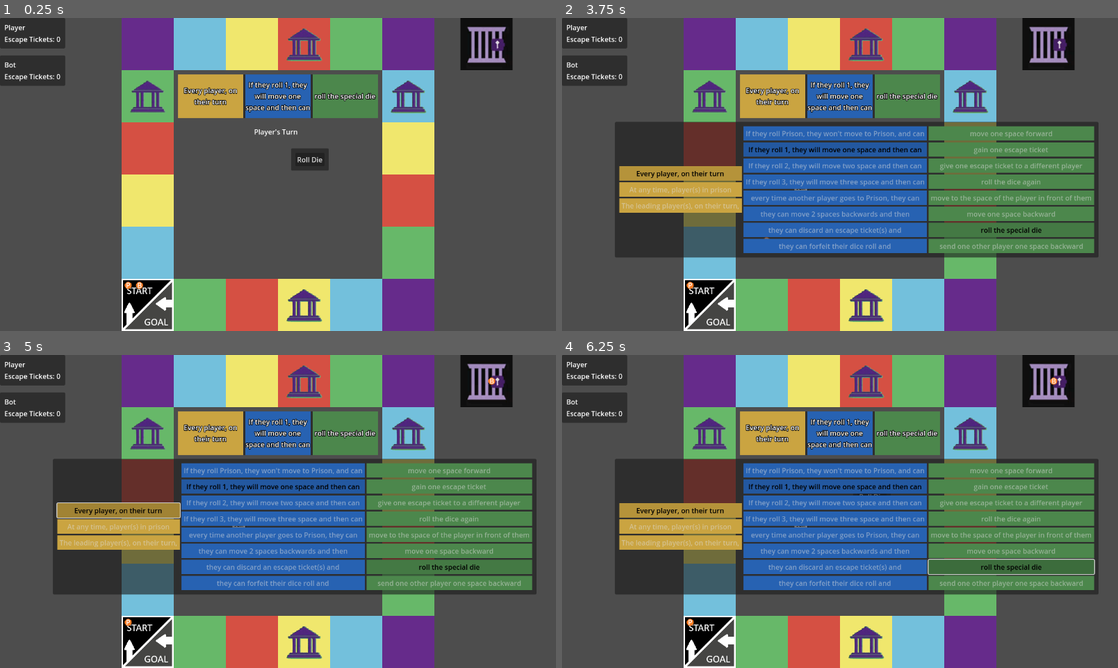
Above: before the commit, frames 1-4 (two rows, left to right).
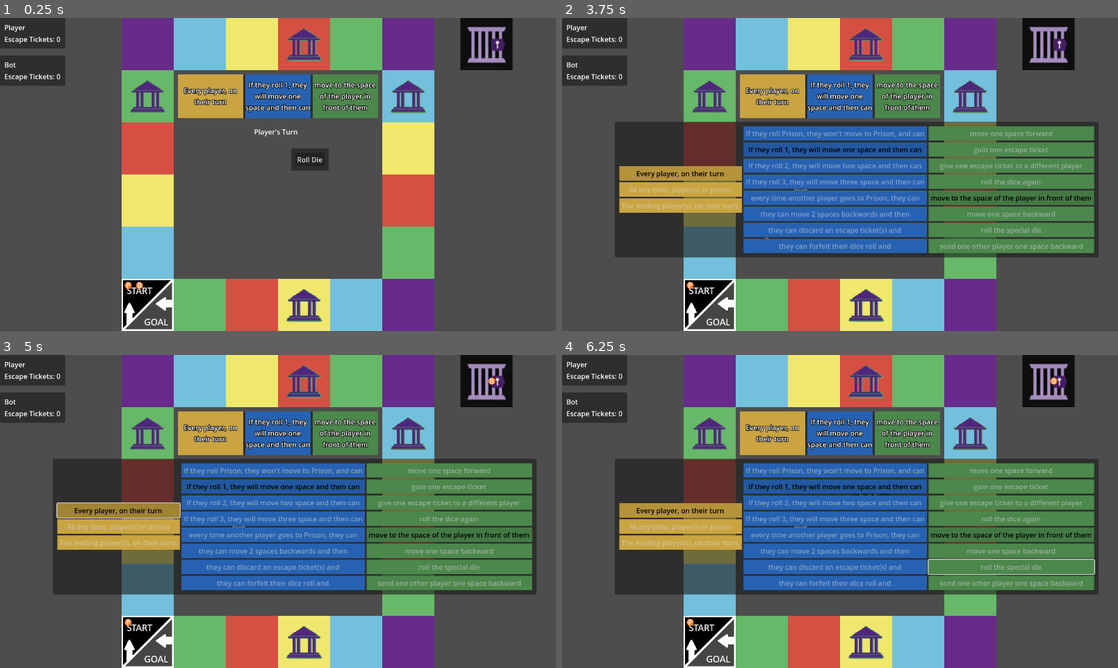
Above: after the commit, the same moments.

Repository: tjfeldman/RulesRace
Game: Godot game, scene res://rules_race_board.tscn
The game is run twice, just before and just after one commit, with the same random seed, the same clock (stepped at 60 frames per second) and the same inputs.
Inputs (mouse positions are in pixels of both pictures, inside the frame that each line leads up to):
- Up to frame 1 (0.25 s): no input
- Up to frame 2 (3.75 s): click "Roll Die" at 0.5 s; tap Enter at 1.25, 3.5 s; move the mouse to (962, 158) at 1.27 s; click (962, 158) at 1.42 s; click "End Turn" at 2 s; tap Space at 2.75 s; move the mouse to (728, 190) at 2.77 s; click (728, 190) at 2.92 s; move the mouse to (895, 105) at 3.52 s; click (895, 105) at 3.67 s
- Up to frame 3 (5 s): click "Every player, on their turn" at 4.25 s
- Up to frame 4 (6.25 s): click "If they roll 1, they will mov…" at 5 s; click (1012, 567) at 5.75 s, where only the run before the commit has a clickable "roll the special die"

The runs differ from the first frame. In frame 1, 0.5% of the frame differs, in the area x 56-68%, y 20-30%; in frame 2, 0.8%; in frame 3, 0.8%; in frame 4, 2.0%, in the area x 56-96%, y 20-70%.

Commit message:
Added trigger for Move to Player Ahead. Added helper function in PlayerManager to get list of all other players and helper function to getPlayerAhead.
Signed-off-by: Tyler Feldman <tyler.feldman148@gmail.com>

Diff:
--- a/scripts/GroupRuleManager.gd
+++ b/scripts/GroupRuleManager.gd
@@ -15,9 +15,12 @@
 	GroupRules.Effect.GAIN_TICKET: "Would you like to gain 1 Escape Ticket?",
 	GroupRules.Effect.REROLL_DIE: "Would you like to roll the die again?",
 	GroupRules.Effect.ROLL_SPECIAL_DIE: "Would you like to roll the special die?",
+	GroupRules.Effect.MOVE_TO_PLAYER_AHEAD: "Would you like to move to the player ahead?",
 }
 
 #TODO: Maybe change to Static Class
+
+var cachePlayerAhead = null;
 
 func _ready() -> void:
 	group_rule_selector.visible = false;
@@ -40,6 +43,8 @@
 	match effectRule:
 		GroupRules.Effect.MOVE_ONE:
 			return !affectedPlayer.isInJail();
+		GroupRules.Effect.MOVE_TO_PLAYER_AHEAD:
+			return !affectedPlayer.isInJail() and PlayerManager.getPlayerAhead(affectedPlayer);
 		_:
 			return true;
 
@@ -53,6 +58,8 @@
 			Events.emit_signal("gain_die_roll", false);
 		GroupRules.Effect.ROLL_SPECIAL_DIE:
 			Events.emit_signal("gain_die_roll", true);
+		GroupRules.Effect.MOVE_TO_PLAYER_AHEAD:
+			await affectedPlayer.moveToPlayer(PlayerManager.getPlayerAhead(affectedPlayer));
 
 func checkRollTrigger(roll: Variant):
 	match [triggerRule, roll]:
--- a/scripts/GroupRuleSelector.gd
+++ b/scripts/GroupRuleSelector.gd
@@ -50,7 +50,7 @@
 	#select random group rules
 	selectedWhenRule = whenGroupButtons[0];
 	selectedTriggerRule = triggerGroupButtons[randi_range(0,3)];
-	selectedEffectRule = effectGroupButtons[6];
+	selectedEffectRule = effectGroupButtons[4];
 
 	#toggle selected
 	selectedWhenRule.button_pressed = true;
--- a/scripts/Player.gd
+++ b/scripts/Player.gd
@@ -54,12 +54,22 @@
 	tween.tween_property(piece, "position", newPos, moveSpeed);
 	await tween.finished;
 
+func moveToPlayer(player: Player):
+	var dist = player.getBoardPosition() - self.getBoardPosition();
+	while dist > 0:
+		if dist > 0:
+			await movePlayerForward();
+			dist -= 1;
+		else:
+			#TODO: Add move PlayerBackward function
+			dist += 1;
+
 func movePlayerForward():
-	#prevent movement if player is in jail
-	if !_inJail:
+	#prevent movement if player is in jail or has finished
+	if !_inJail and !_finished:
 		_boardPosition += 1;
 		var targetTile = board.getTilePosition(_boardPosition);
-		await _movePlayer(targetTile); #TODO: Better Handling to prevent moving past goal
+		await _movePlayer(targetTile);
 
 		#check if player reached goal
 		if board.isGoalSpace(_boardPosition):
--- a/scripts/PlayerManager.gd
+++ b/scripts/PlayerManager.gd
@@ -22,5 +22,21 @@
 	Events.emit_signal("start_turn");
 
 #TODO: Add function to track leading player
-#TODO: Add function to locate player ahead
-#TODO: Add function to grab all other players
+
+static func getPlayerAhead(player: Player):
+	var pos = player.getBoardPosition();
+
+	var closestDist = INF;
+	var closestPlayer = null;
+	for p in _players:
+		if p != player:
+			var dist = p.getBoardPosition() - player.getBoardPosition();
+			if (dist > 0 and dist < closestDist):
+				closestDist = dist;
+				closestPlayer = p;
+
+	return closestPlayer;
+
+
+static func getListOfAllOtherPlayers(player: Player):
+	return _players.filter(func(p): return p != player);
Not shown, changed: README.md
